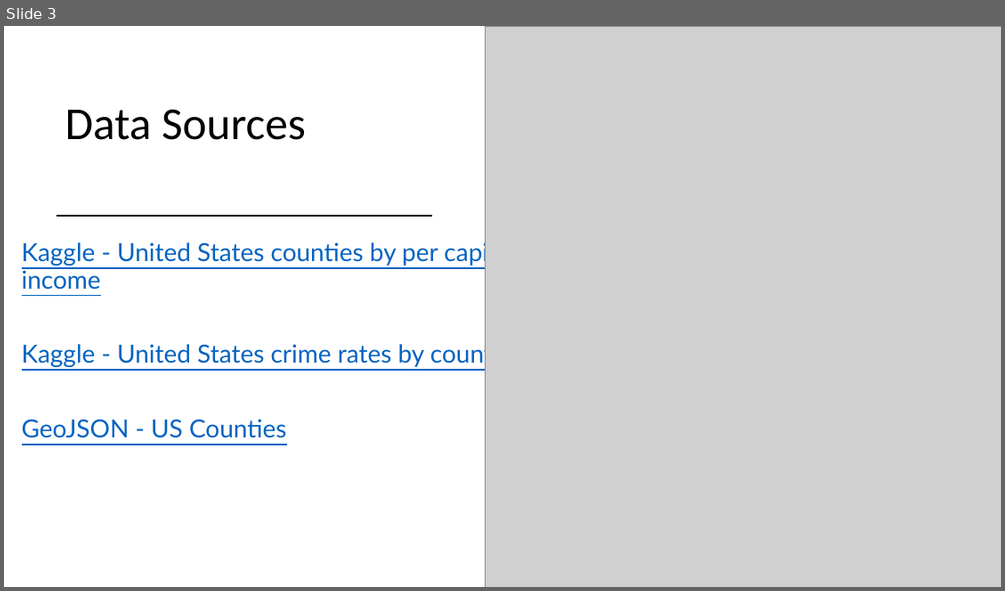
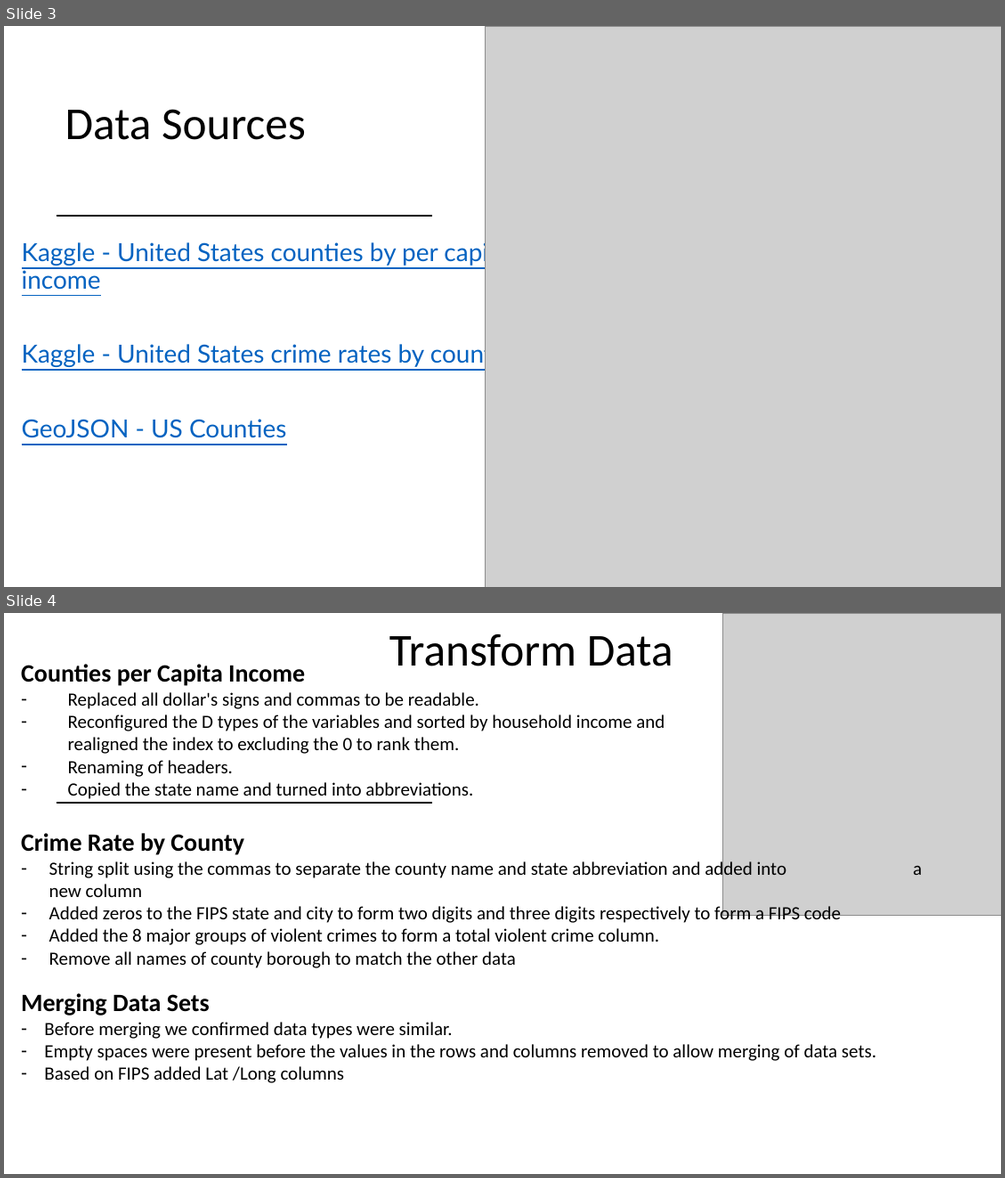
Before and after one commit to mattapallisravya/Web_visualizations_Project3, a slide deck: Chris/Crime Rate per Capita Income.pptx. Shown one above the other, each under a label of ours: slide 3 before the commit, slides 3 and 4 after it. The pictures are 1005x591 and 1005x1178 pixels, drawn with LibreOffice and Linux fonts; fonts in the diff are those of the drawing; grey boxes stand for pictures. Boxes give left, top, right and bottom in pixels: in the first picture for what was removed or moved away, otherwise in the second. Text is boxed around its words. In the diff, an @@ line names an element or a change of style, - is before the commit and + after.

```diff
--- a/Chris/Crime Rate per Capita Income.pptx
+++ b/Chris/Crime Rate per Capita Income.pptx
@@ slide 4 added at bbox=[4, 613, 1001, 1174], background #FFFFFF @@
@@ title added at bbox=[389, 634, 673, 666], 44 pt, text #000000 @@
+Transform Data
@@ picture added at bbox=[722, 613, 1001, 915] @@
@@ text added at bbox=[21, 664, 664, 799], 18 pt, text #000000 @@
+Counties per Capita Income
+– Replaced all dollar's signs and commas to be readable.
+– Reconfigured the D types of the variables and sorted by household income and realigned the index to excluding the 0 to rank them.
+– Renaming of headers.
+– Copied the state name and turned into abbreviations.
@@ line added from (57, 803) to (432, 803), #000000 1.5 pt @@
@@ text added at bbox=[21, 833, 841, 968], 18 pt, text #000000 @@
+Crime Rate by County
+– String split using the commas to separate the county name and state abbreviation and added into a new column
+– Added zeros to the FIPS state and city to form two digits and three digits respectively to form a FIPS code
+– Added the 8 major groups of violent crimes to form a total violent crime column.
+– Remove all names of county borough to match the other data
@@ text added at bbox=[21, 993, 876, 1083], 18 pt, text #000000 @@
+Merging Data Sets
+– Before merging we confirmed data types were similar.
+– Empty spaces were present before the values in the rows and columns removed to allow merging of data sets.
+– Based on FIPS added Lat /Long columns
```
Also in this commit, not shown: 3 slides changed, 3 other slides added, 2 slides removed, 27 other files.
